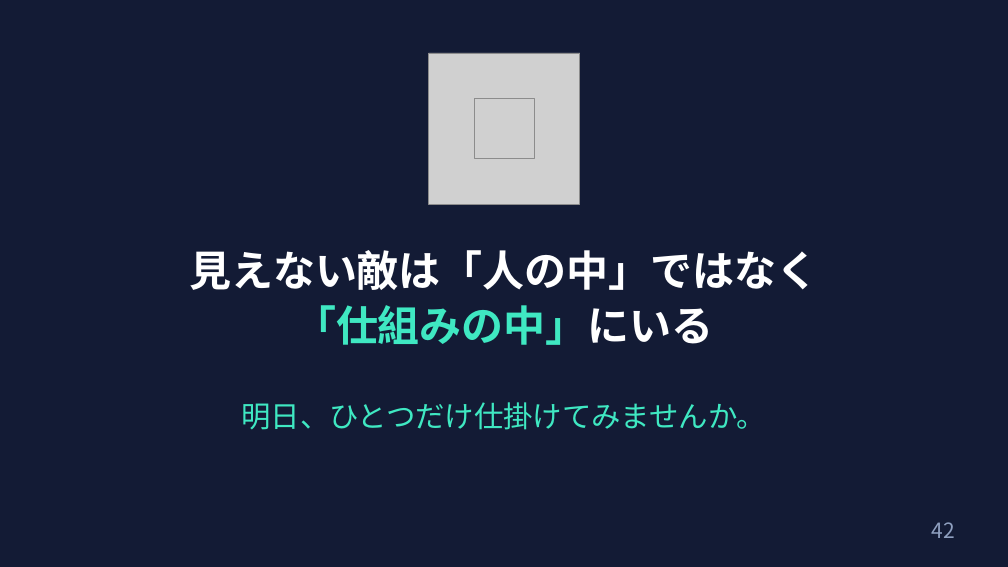
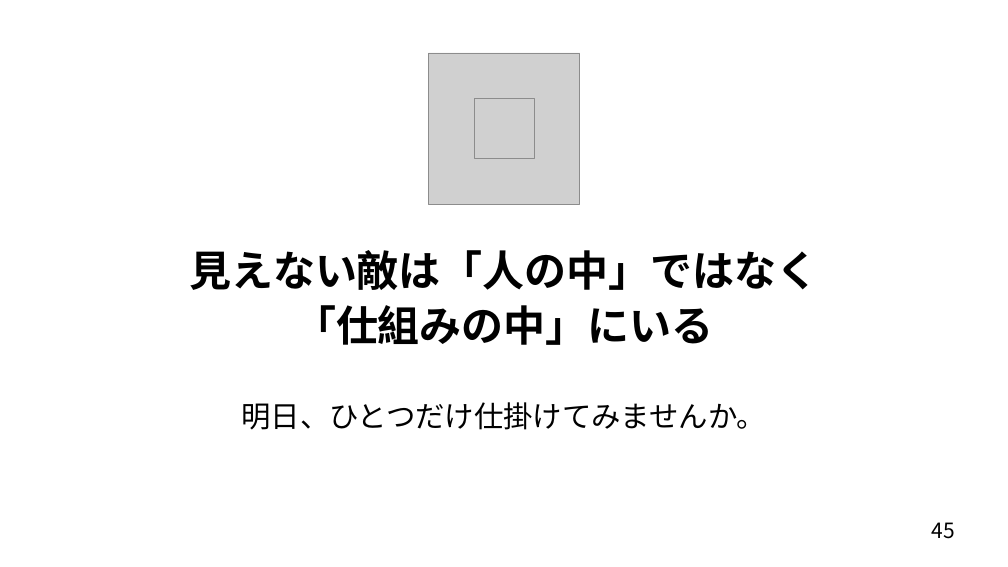
Before and after one commit to nsuzuki88-bit/my-web, a slide deck: slide 45 of lectures/behavioral-science-invisible-enemy/行動科学は感染対策の見えない敵を可視化する.pptx (slide 42 before the commit). Drawn at 1008x567 pixels with LibreOffice and Linux fonts; fonts in the diff are those of the drawing; grey boxes stand for pictures. Boxes give left, top, right and bottom in pixels: in the first picture for what was removed or moved away, otherwise in the second. Text is boxed around its words. In the diff, an @@ line names an element or a change of style, - is before the commit and + after.

```diff
--- a/lectures/behavioral-science-invisible-enemy/行動科学は感染対策の見えない敵を可視化する.pptx
+++ b/lectures/behavioral-science-invisible-enemy/行動科学は感染対策の見えない敵を可視化する.pptx
@@ background #131B35 to #FFFFFF @@
@@ text "見えない敵は「人の中」ではなく" at box(189, 250, 818, 345): text colour #FFFFFF to #000000 in "見えない敵は「人の中」ではなく", "「仕組みの中」にいる"; text colour #3FE8C2 to #000000 in "「仕組みの中」にいる" @@
@@ text "明日、ひとつだけ仕掛けてみませんか。" at box(241, 402, 766, 430): text colour #3FE8C2 to #000000 @@
@@ page number at box(932, 522, 955, 539): text changed; text colour #8FA0C0 to #000000 @@
-42
+45
```
Also in this commit, not shown: 17 other slides changed, 5 slides added, 6 slides removed, 6 other files.
